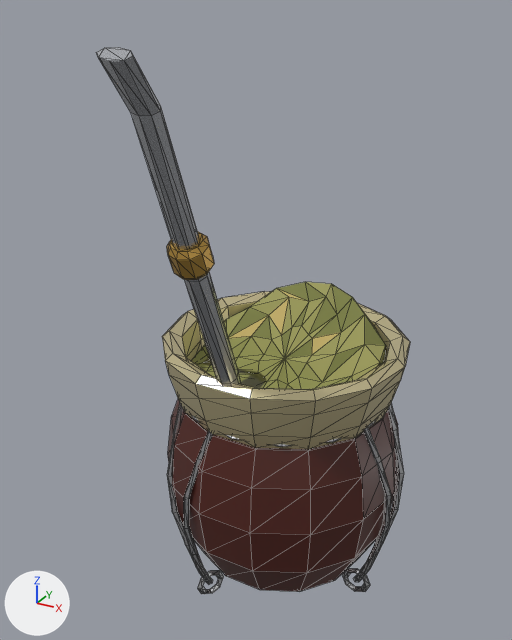
An edit to the glTF model public/models/mate.glb, drawn before and after from the same camera.
Camera for both pictures: a 50 mm camera at (0.093, -0.189, 0.192) aimed at (-0.002, -0.016, 0.105). Arrows for +X, +Y and +Z are at lower left; the lights stay in place. The first picture is the older version. Mesh edges are drawn as thin lines. Where no turn or scale is listed for an object, it has been applied to the vertices. Vertices at exactly the same position are counted once.

The scene before the commit, as lines of its bpy script (objects in view):
```python
me_mate = bpy.data.meshes.new('Mate')
me_mate.from_pydata(...)  # 711 vertices, 1394 faces; spans x -0.041..0.041, y -0.061..0.061, z -0.093..0.093
me_mate.materials.append(mat_gourd)  # dark red #4f2018
me_mate.materials.append(mat_virola)  # beige #d8cca0
me_mate.materials.append(mat_wire)  # light grey #c8c9cc
me_mate.materials.append(mat_steel)  # light grey #c3c6cb
me_mate.materials.append(mat_gold)  # orange #c9a04e
me_mate.materials.append(mat_yerba)  # yellow #9c9b5c
me_mate.materials.append(mat_yerba_dark)  # yellow #7b7f46
me_mate.materials.append(mat_palo)  # yellow #c6b16d
me_mate.materials.append(mat_yerba_low)  # yellow #8f9152
ob_mate = bpy.data.objects.new('Mate', me_mate)
ob_mate.location = (0.0003, -0.021, 0.0923)
```
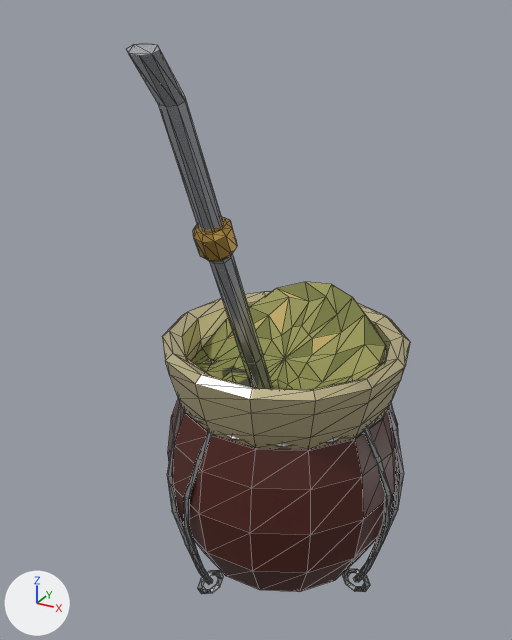
Where the newer file only moved an object's origin or applied its transform, the numbers keep the older frame.

Where the change shows, as pixel boxes [x1, y1, x2, y2] in the pictures (512 x 640 px; the box of a moved part takes in the faces that stretch with it):
'Mate', reshaped (10% narrower): before [96, 47, 410, 594]; after [126, 43, 410, 594]
part 1 of me_mate, moved or reshaped: before [96, 47, 242, 386]; after [126, 43, 272, 388]
part 2 of me_mate, moved or reshaped: before [167, 232, 214, 280]; after [193, 216, 237, 262]

What the commit changed:
me_mate is used by ob_mate; location (0.0003, -0.021, 0.0923).
me_mate had 711 vertices, 1394 faces and spanned x -0.041..0.041, y -0.061..0.061, z -0.093..0.093.
me_mate now has 711 vertices, 1394 faces and spans x -0.041..0.041, y -0.047..0.061, z -0.093..0.093.
me_mate part 1: the loose piece of 48 vertices spanning x -0.008..0.008, y -0.061..0.014, z -0.052..0.093 is turned -2.9 degrees about the y axis through its middle, then moved by (-0.001, 0.014, 0.0).
me_mate part 2: the loose piece of 40 vertices spanning x -0.004..0.007, y -0.04..-0.028, z 0.04..0.052 is moved by (-0.002, 0.014, 0.0).
